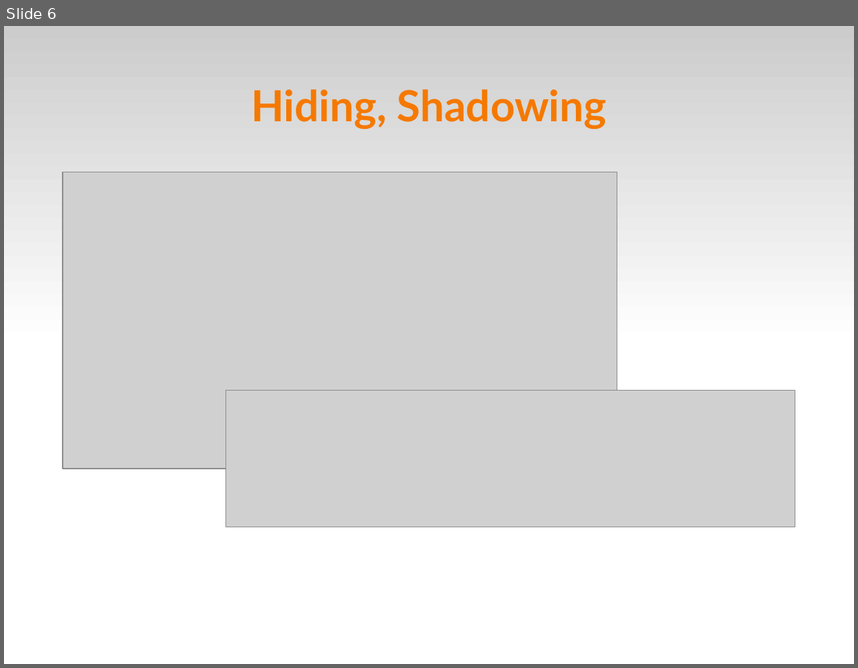
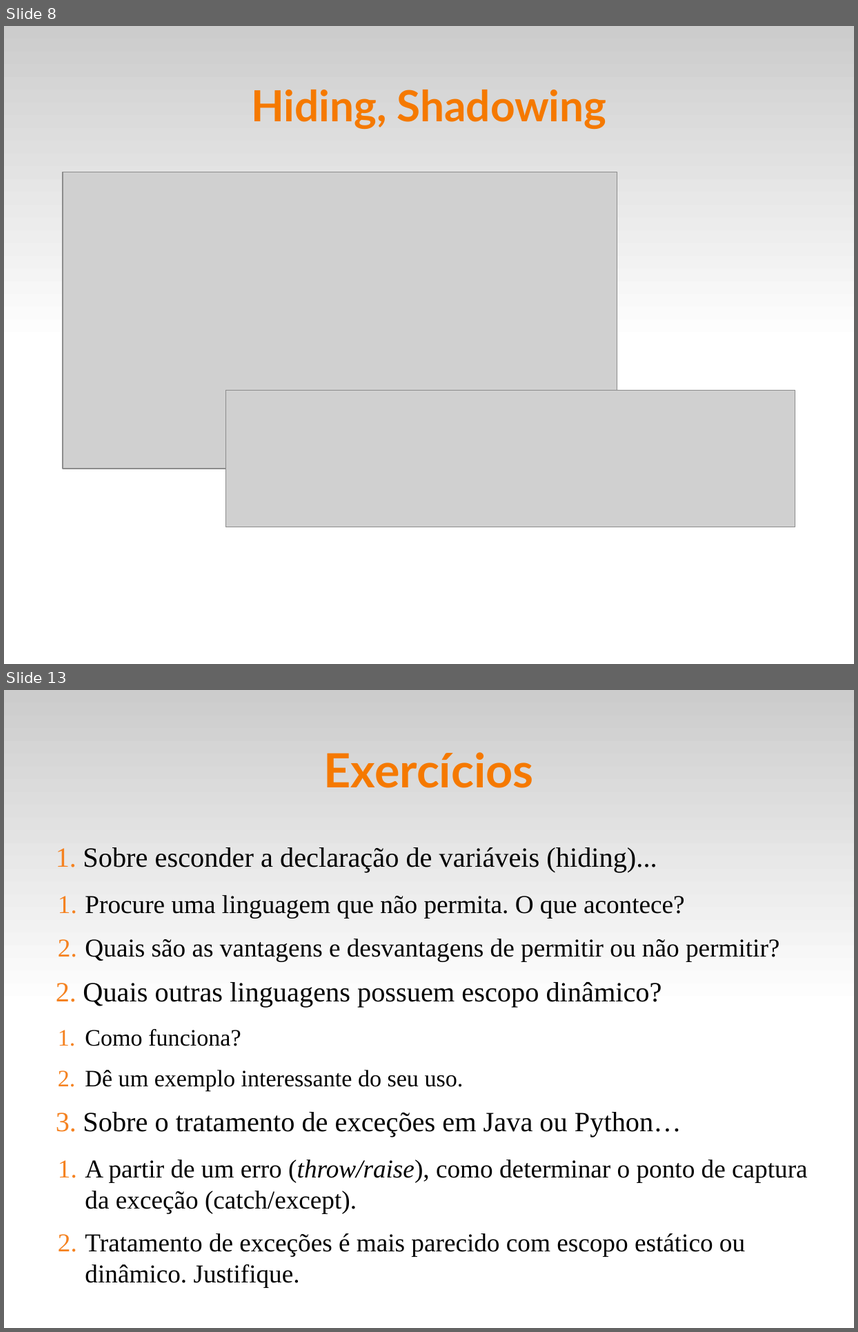
Before and after one commit to fsantanna-uerj/EDL, a slide deck: slides/edl-04-scope.odp. Shown one above the other, each under a label of ours: slide 6 before the commit, slides 8 and 13 after it; the slides between them are not shown. The pictures are 858x668 and 858x1332 pixels, drawn with LibreOffice and Linux fonts; fonts in the diff are those of the drawing; grey boxes stand for pictures. Boxes give left, top, right and bottom in pixels: in the first picture for what was removed or moved away, otherwise in the second. Text is boxed around its words. In the diff, an @@ line names an element or a change of style, - is before the commit and + after.

```diff
--- a/slides/edl-04-scope.odp
+++ b/slides/edl-04-scope.odp
@@ slide 13 added at <box>4,690,854,1328</box>, background #FFFFFF; not listed: 1 template element that a slide beside it also shows @@
@@ title added at <box>324,752,534,788</box>, 44 pt, text #F57900, bold @@
+Exercícios
@@ text added at <box>83,847,808,1287</box>, 24 pt, text #000000 @@
+1. Sobre esconder a declaração de variáveis (hiding)...
+  1. Procure uma linguagem que não permita. O que acontece?
+  2. Quais são as vantagens e desvantagens de permitir ou não permitir?
+2. Quais outras linguagens possuem escopo dinâmico?
+  1. Como funciona?
+  2. Dê um exemplo interessante do seu uso.
+3. Sobre o tratamento de exceções em Java ou Python…
+  1. A partir de um erro (throw/raise), como determinar o ponto de captura da exceção (catch/except).
+  2. Tratamento de exceções é mais parecido com escopo estático ou dinâmico. Justifique.
@@ what was slide 6 is now slide 8 @@
```
Also in this commit, not shown: 7 slides changed, 2 other slides added, 7 other files.
